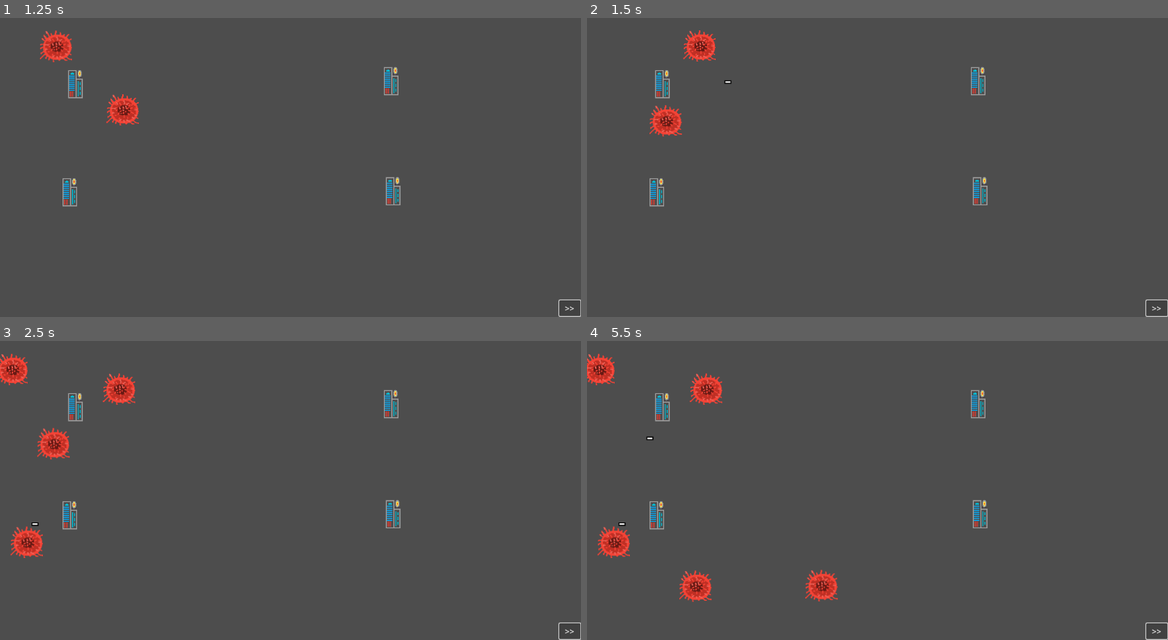
Above: before the commit, frames 1-4 (two rows, left to right).
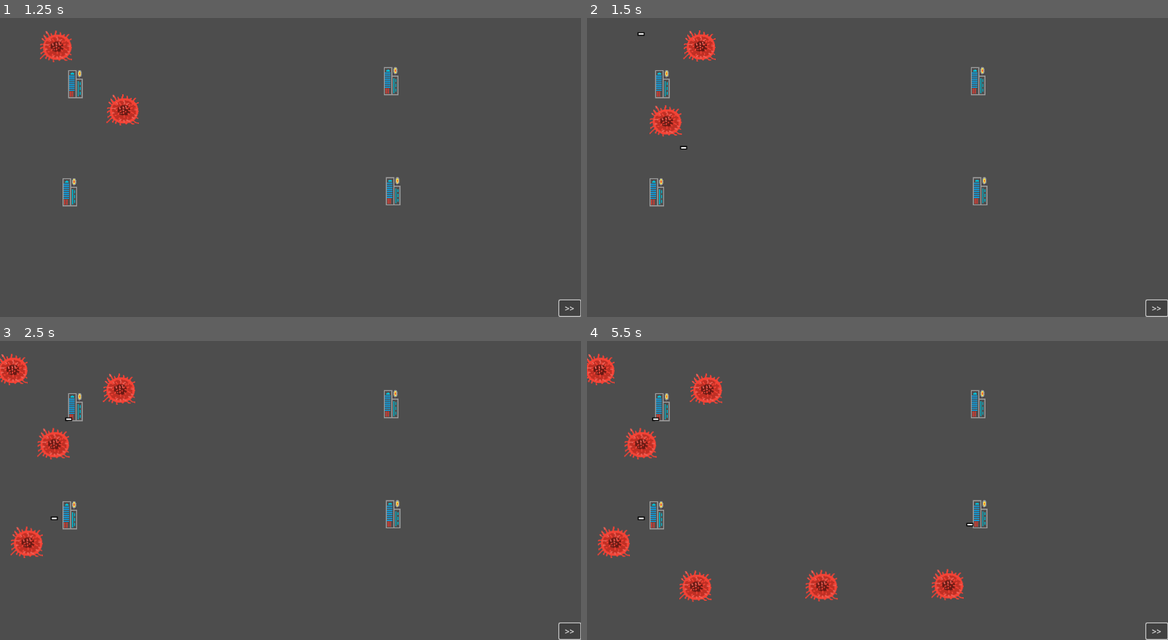
Above: after the commit, the same moments.

Repository: pbagnoud/minijam183
Game: Godot game, scene res://Scenes/main.tscn
The game is run twice, just before and just after one commit, with the same random seed, the same clock (stepped at 60 frames per second) and the same inputs. This scene is started directly instead of the project's main scene.
Inputs:
- Up to frame 1 (1.25 s): click ">>" at 0.5 s
- Up to frame 2 (1.5 s): click ">>" at 1.25 s
- Up to frame 3 (2.5 s): click ">>" at 2 s
- Up to frame 4 (5.5 s): no input

Frame 1 is identical in both runs. In frame 2, less than 0.1% of the frame differs, in the area x 8-25%, y 4-44%; in frame 3, less than 0.1%; in frame 4, 0.9%, in the area x 5-67%, y 25-87%.

Commit message:
bullet lifespan

Diff:
--- a/minijam183/Scenes/bullet.tscn
+++ b/minijam183/Scenes/bullet.tscn
@@ -30,4 +30,8 @@
 
 [node name="VisibleOnScreenNotifier2D" type="VisibleOnScreenNotifier2D" parent="."]
 
+[node name="bullet_timer" type="Timer" parent="."]
+wait_time = 0.7
+
 [connection signal="screen_exited" from="VisibleOnScreenNotifier2D" to="." method="_on_visible_on_screen_notifier_2d_screen_exited"]
+[connection signal="timeout" from="bullet_timer" to="." method="_on_timer_timeout"]
--- a/minijam183/Scripts/bullet.gd
+++ b/minijam183/Scripts/bullet.gd
@@ -2,8 +2,11 @@
 
 var color: int
 var characteristics : Array
-var power:int =1
+var power:int = 1
+
+#func _on_visible_on_screen_notifier_2d_screen_exited() -> void:
+	#queue_free()
 
 
-func _on_visible_on_screen_notifier_2d_screen_exited() -> void:
+func _on_timer_timeout() -> void:
 	queue_free()
--- a/minijam183/Scripts/tower.gd
+++ b/minijam183/Scripts/tower.gd
@@ -7,12 +7,14 @@
 
 @onready var tower_timer: Timer = $tower_timer
 @export var number : int
+
 var color: int = 1
 var power: int = 1
-var range: int = 200
-var shot_speed: int = 1000
+var detection_range: int = 200
+var shot_speed: int = 400
 var closestDistance: int
 var cooldown: float = 1.5 #tower_timer.wait_time=cooldown
+var lifespan_bullet:int = 0.8
 
 func change_color(new_color):
 	tower_sprite.frame = new_color
@@ -24,7 +26,7 @@
 
 func find_closest_enemy():
 	var closestEnemy = null
-	closestDistance = range
+	closestDistance = detection_range
 	var all_enemy = get_tree().get_nodes_in_group("enemy")
 	#print(all_enemy)
 	print("start loop")
@@ -49,6 +51,7 @@
 		print(direction)
 		#new_bullet.emit(direction.normalized(), shot_speed, [])
 		var bullet = bullet_scene.instantiate()
+		var bullet_timer = bullet.get_node("bullet_timer")
 		# Choose a random location on Path2D.
 		#var mob_spawn_location = $MobPath/MobSpawnLocation
 		#mob_spawn_location.progress_ratio = randf()
@@ -62,4 +65,8 @@
 
 		# Spawn the mob by adding it to the Main scene.
 		add_child(bullet)
+
+		#Manage the lifetime of the bullet
+		bullet_timer.start()
+		bullet_timer.wait_time=lifespan_bullet
 	pass
Not shown: 1 places in minijam183/Scenes/main.tscn that only renumber resources
